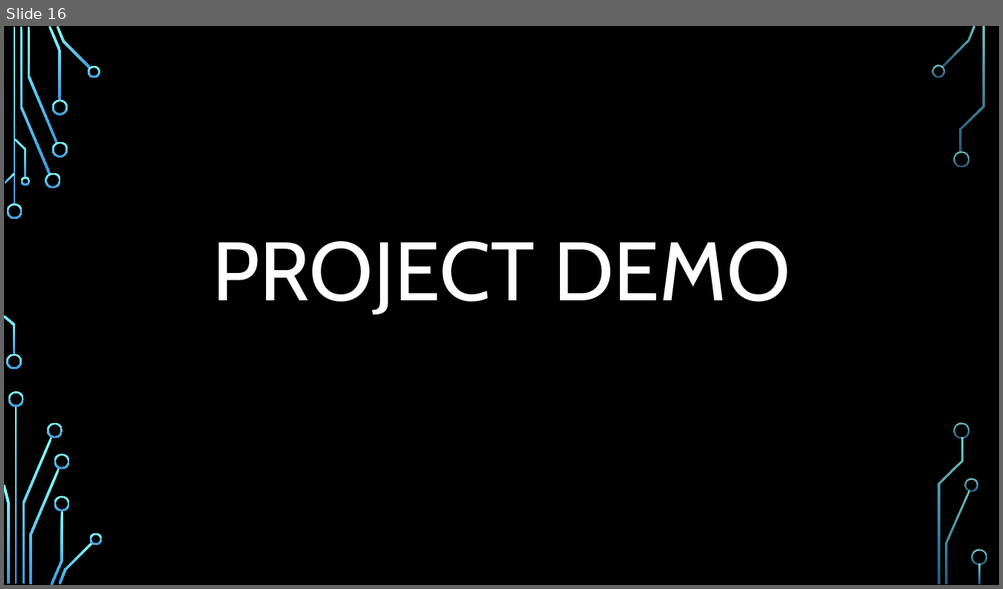
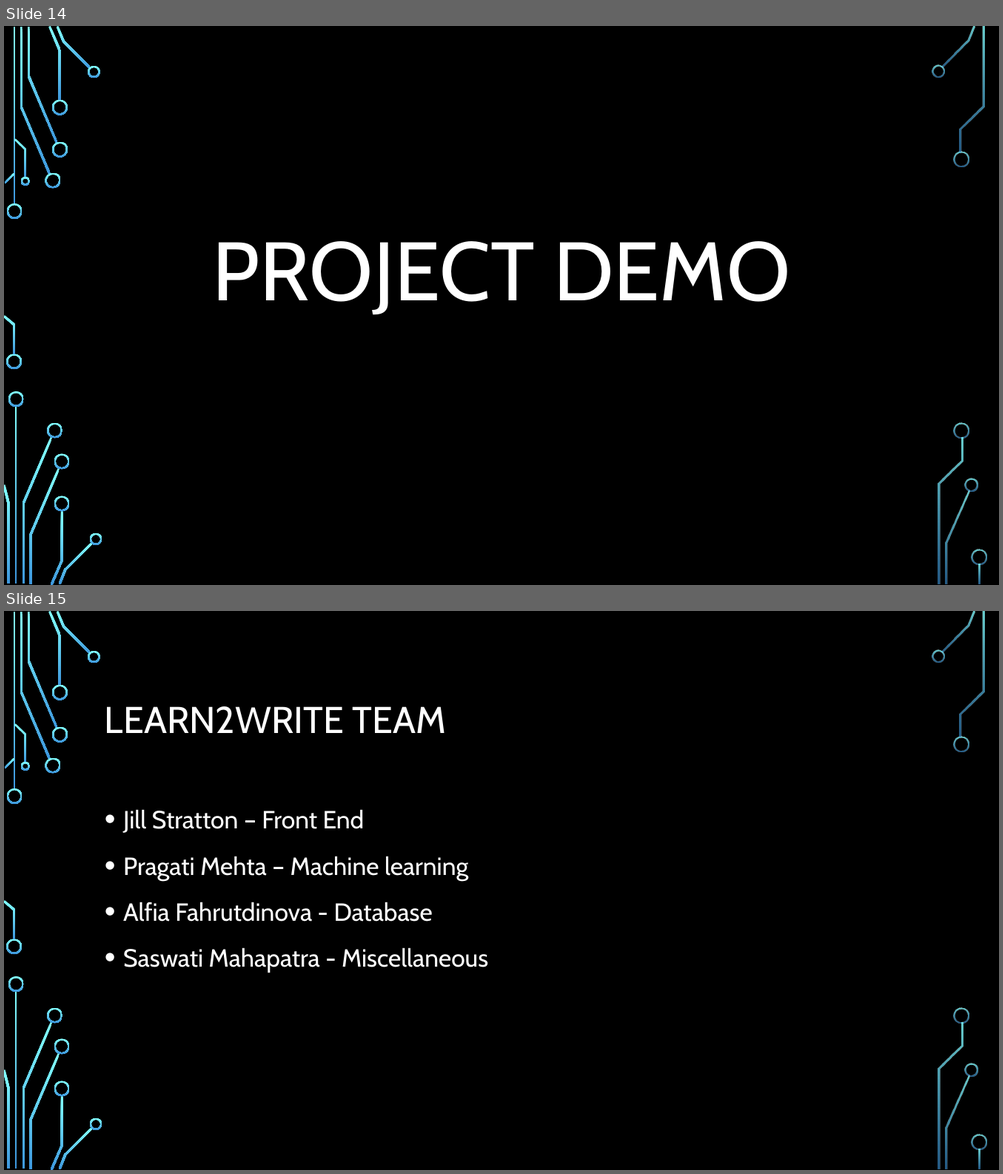
Before and after one commit to PragatisGitHub/Learn2Write, a slide deck: Presentation & reports/Learn2Write.pptx. Shown one above the other, each under a label of ours: slide 16 before the commit, slides 14 and 15 after it. The pictures are 1003x589 and 1003x1174 pixels, drawn with LibreOffice and Linux fonts; fonts in the diff are those of the drawing; background and template pictures are left out. Boxes give left, top, right and bottom in pixels: in the first picture for what was removed or moved away, otherwise in the second. Text is boxed around its words. In the diff, an @@ line names an element or a change of style, - is before the commit and + after.

```diff
--- a/Presentation & reports/Learn2Write.pptx
+++ b/Presentation & reports/Learn2Write.pptx
@@ slide 15 added at (x1=4, y1=611, x2=999, y2=1170), background picture (left out); not listed: 36 template elements that a slide beside it also shows @@
@@ title added at (x1=105, y1=706, x2=447, y2=733), 36 pt, text #FFFFFF @@
+LEARN2WRITE TEAM
@@ text added at (x1=123, y1=809, x2=488, y2=973), 24 pt, text #FFFFFF @@
+• Jill Stratton – Front End
+• Pragati Mehta – Machine learning
+• Alfia Fahrutdinova - Database
+• Saswati Mahapatra - Miscellaneous
@@ what was slide 16 is now slide 14 @@
```
Also in this commit, not shown: 5 slides changed, 1 other slide added, 1 other file.
